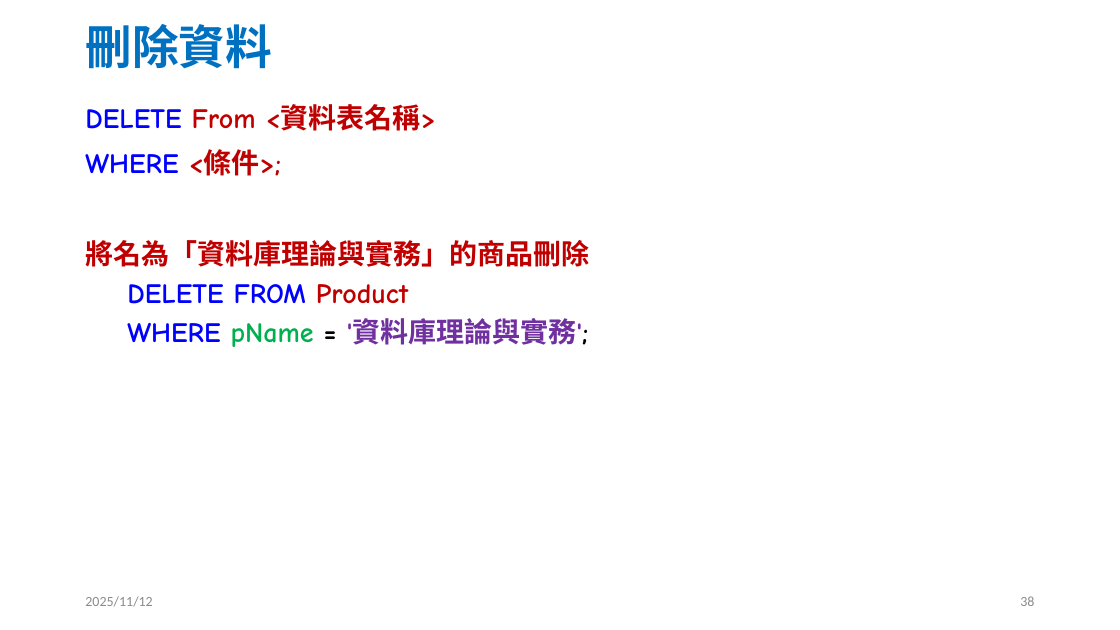
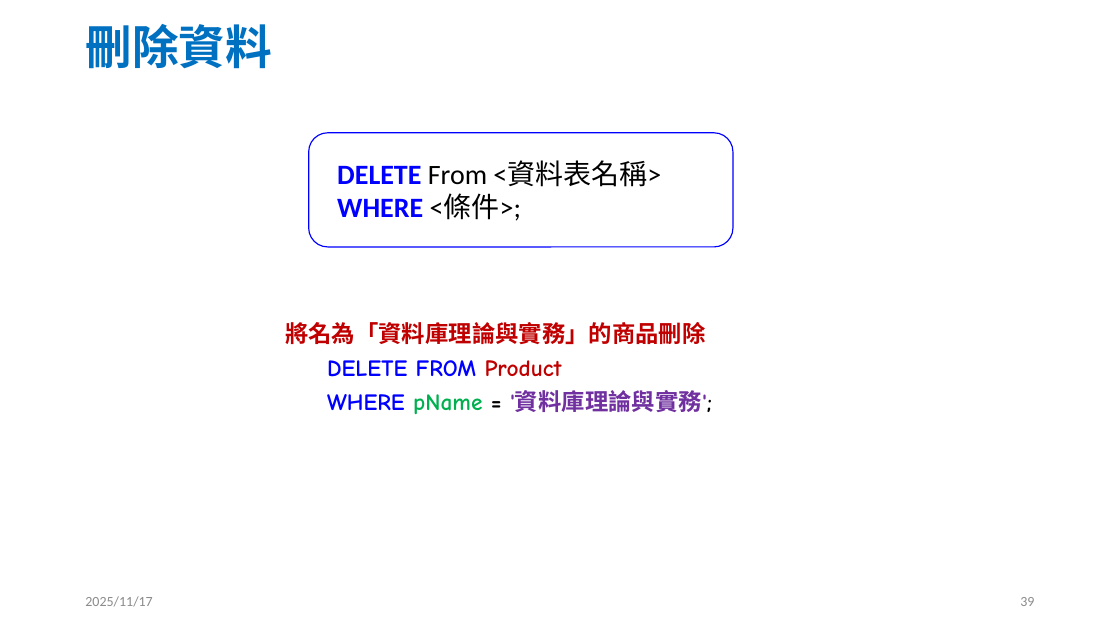
Before and after one commit to jc7qx/2025DB, a slide deck: slide 39 of slides/w10SQL1.pptx (slide 38 before the commit). Drawn at 1120x630 pixels with LibreOffice and Linux fonts; fonts in the diff are those of the drawing. Boxes give left, top, right and bottom in pixels: in the first picture for what was removed or moved away, otherwise in the second. Text is boxed around its words. In the diff, an @@ line names an element or a change of style, - is before the commit and + after.

```diff
--- a/slides/w10SQL1.pptx
+++ b/slides/w10SQL1.pptx
@@ text at <box>85,104,436,176</box>: paragraphs removed @@
-DELETE From <資料表名稱>
-WHERE <條件>;
@@ rounded rectangle added at <box>309,133,734,247</box>, outline #0000FF 1 pt @@
@@ text added at <box>337,161,661,221</box>, 24 pt, text #000000 @@
+DELETE From <資料表名稱>
+WHERE <條件>;
@@ text "將名為「資料庫理論與實務」的商品刪除": place and size @@
-text "將名為「資料庫理論與實務」的商品刪除" at <box>85,104,589,347</box>
+text "將名為「資料庫理論與實務」的商品刪除" at <box>285,322,712,414</box>
@@ text "將名為「資料庫理論與實務」的商品刪除" at <box>285,322,712,414</box>: size 24 to 20 pt @@
@@ text at <box>85,596,152,607</box>: text changed @@
-2025/11/12
+2025/11/17
@@ page number at <box>1020,597,1034,606</box>: text changed @@
-38
+39
```
Also in this commit, not shown: 38 other slides changed, 9 slides added, 19 slides removed, 3 other files.
